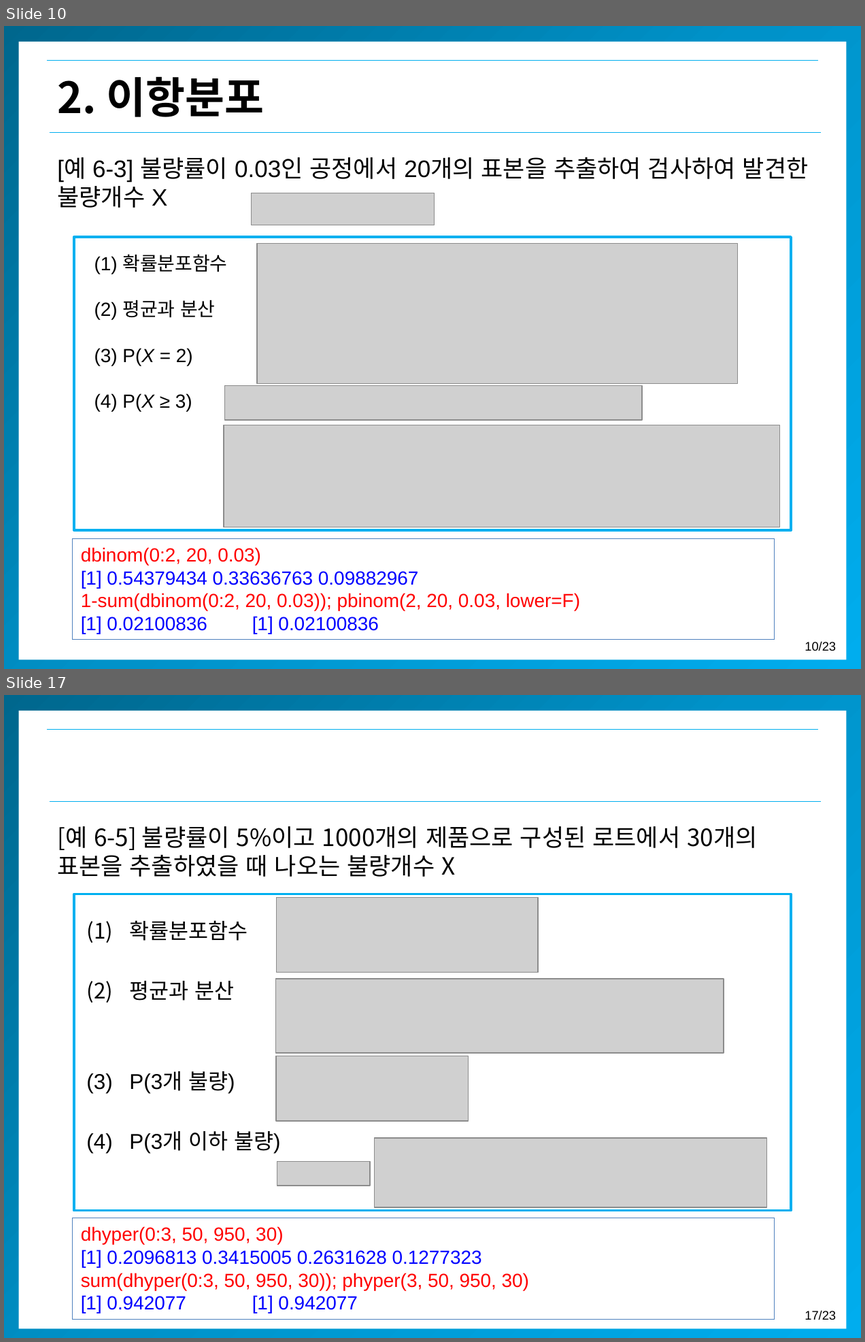
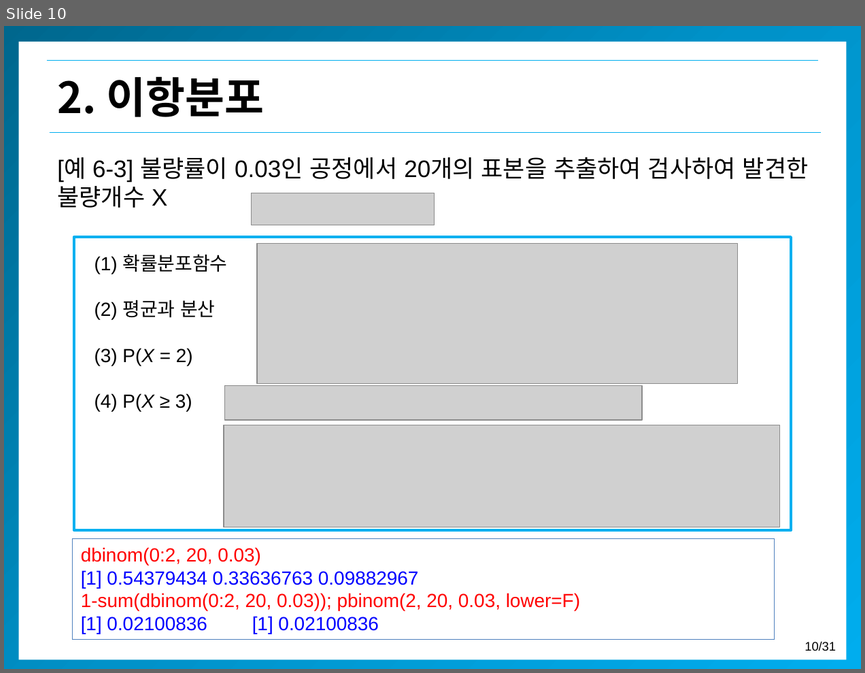
Before and after one commit to misdb/statistics, a slide deck: .gitbook/assets/chapter-04-3-kor (1).pptx. Shown one above the other, each under a label of ours: slides 10 and 17 before the commit, slide 10 after it; the slides between them are not shown. The pictures are 865x1342 and 865x673 pixels, drawn with LibreOffice and Linux fonts; fonts in the diff are those of the drawing; grey boxes stand for pictures; background and template pictures are left out. Boxes give left, top, right and bottom in pixels: in the first picture for what was removed or moved away, otherwise in the second. Text is boxed around its words. In the diff, an @@ line names an element or a change of style, - is before the commit and + after.

```diff
--- a/.gitbook/assets/chapter-04-3-kor (1).pptx
+++ b/.gitbook/assets/chapter-04-3-kor (1).pptx
@@ slide 17 removed at (4,695,861,1338), background #FFFFFF; not listed: 5 template elements that a slide beside it also shows @@
@@ text removed at (57,826,757,877) @@
-[예 6-5] 불량률이 5%이고 1000개의 제품으로 구성된 로트에서 30개의 표본을 추출하였을 때 나오는 불량개수 X
@@ rectangle removed at (74,894,791,1210) @@
@@ picture removed at (277,897,538,972) @@
@@ text removed at (129,920,280,1153) @@
-(1) 확률분포함수
-(2) 평균과 분산
-(3) P(3개 불량)
-(4) P(3개 이하 불량)
@@ picture removed at (275,979,723,1052) @@
@@ picture removed at (275,1055,468,1121) @@
@@ picture removed at (374,1138,766,1207) @@
@@ picture removed at (277,1161,370,1185) @@
@@ rectangle removed at (73,1218,774,1319) @@
-dhyper(0:3, 50, 950, 30)
-[1] 0.2096813 0.3415005 0.2631628 0.1277323
-sum(dhyper(0:3, 50, 950, 30)); phyper(3, 50, 950, 30)
-[1] 0.942077 [1] 0.942077
@@ page number at (804,641,836,651): text changed @@
-10/23
+10/31
```
Also in this commit, not shown: 1 slide changed, 6 other slides removed, 8 other files.
